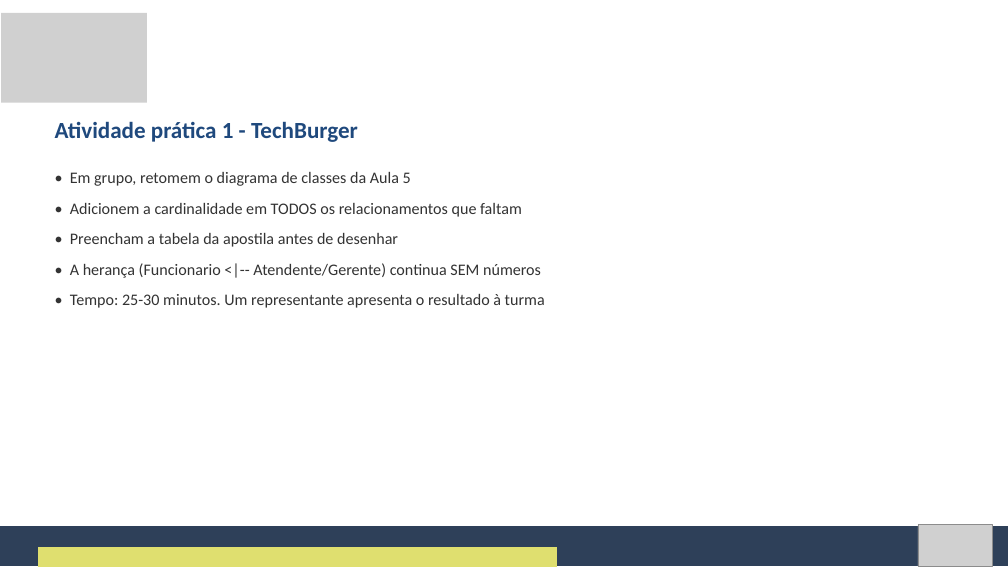
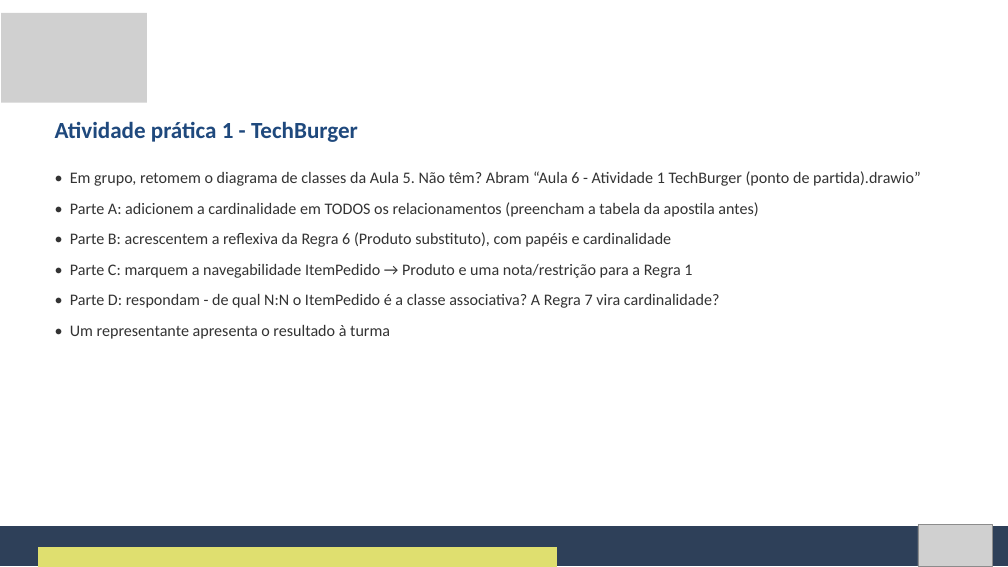
Before and after one commit to Natan20/Curso-Modelagem-De-Sistemas-Material, a slide deck: slide 77 of Aula 06 - 25-09-2026/Aula 6 - Slides.pptx. Drawn at 1008x567 pixels with LibreOffice and Linux fonts; fonts in the diff are those of the drawing; grey boxes stand for pictures. Boxes give left, top, right and bottom in pixels: in the first picture for what was removed or moved away, otherwise in the second. Text is boxed around its words. In the diff, an @@ line names an element or a change of style, - is before the commit and + after.

Commit message:
Amplia a Aula 6: cardinalidade e além, atividades com ponto de partida
- Slides (117) e Apostila reestruturados: 1:1/1:N/N:N, papéis, navegabilidade,
  associação reflexiva, classe associativa, restrições e ponte com o banco
- Atividade 1 alinhada ao diagrama da Aula 5 (verbos originais e as
  associações Atendente registra / Gerente autoriza Pedido)
- Atividade 3 (revisão geral AutoCerto) dividida em 3 etapas, com exemplo
  de formato para cada parte
- Exemplo guiado com passos de posicionamento e slide de resultado esperado
- Arquivos .drawio de ponto de partida para o exemplo guiado e as
  Atividades 1 e 2
- Novos diagramas da aula

```diff
--- a/Aula 06 - 25-09-2026/Aula 6 - Slides.pptx
+++ b/Aula 06 - 25-09-2026/Aula 6 - Slides.pptx
@@ text at [70, 171, 921, 339]: text changed @@
-• Em grupo, retomem o diagrama de classes da Aula 5
-• Adicionem a cardinalidade em TODOS os relacionamentos que faltam
-• Preencham a tabela da apostila antes de desenhar
-• A herança (Funcionario <|-- Atendente/Gerente) continua SEM números
-• Tempo: 25-30 minutos. Um representante apresenta o resultado à turma
+• Em grupo, retomem o diagrama de classes da Aula 5. Não têm? Abram “Aula 6 - Atividade 1 TechBurger (ponto de partida).drawio”
+• Parte A: adicionem a cardinalidade em TODOS os relacionamentos (preencham a tabela da apostila antes)
+• Parte B: acrescentem a reflexiva da Regra 6 (Produto substituto), com papéis e cardinalidade
+• Parte C: marquem a navegabilidade ItemPedido → Produto e uma nota/restrição para a Regra 1
+• Parte D: respondam - de qual N:N o ItemPedido é a classe associativa? A Regra 7 vira cardinalidade?
+• Um representante apresenta o resultado à turma
```
Also in this commit, not shown: 64 other slides changed, 41 slides added, 30 slides removed, 20 other files.
